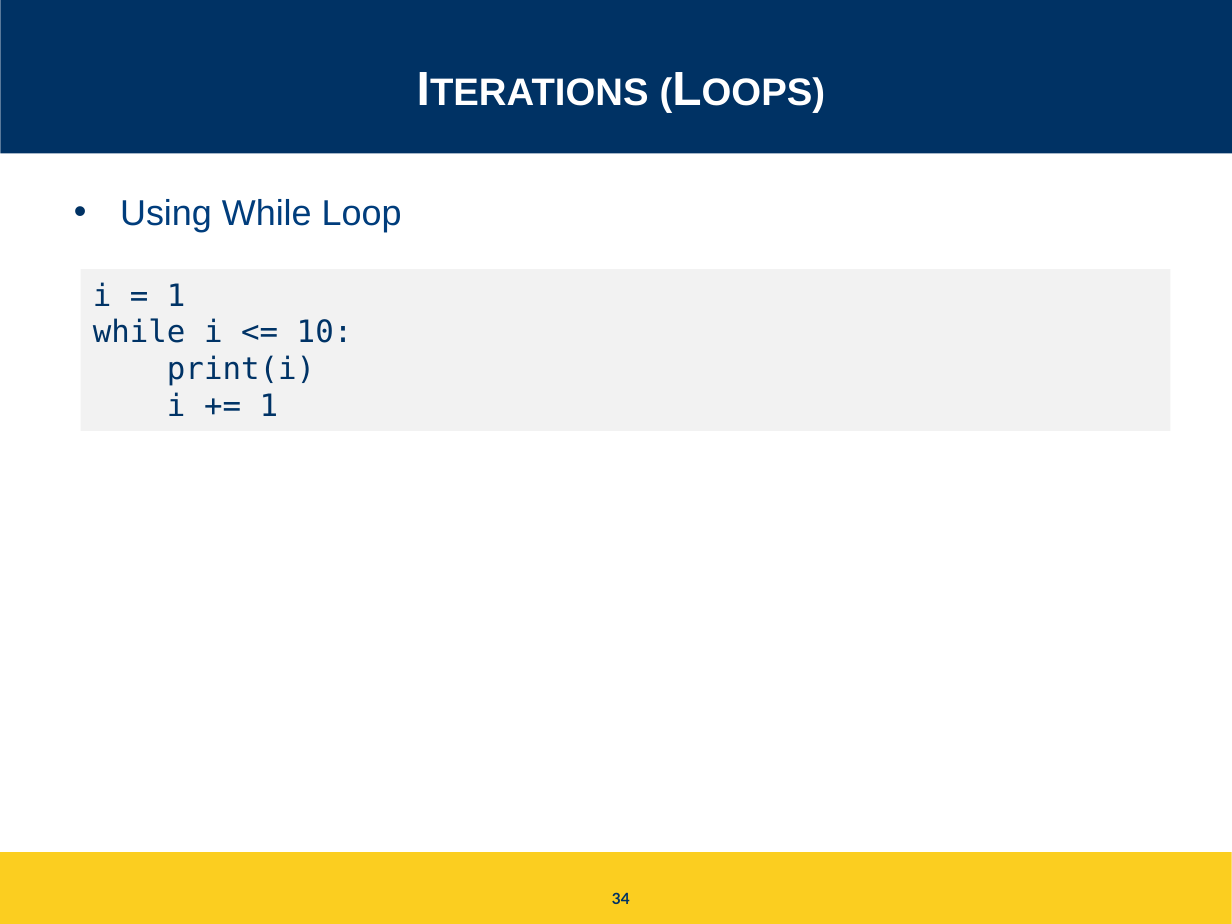
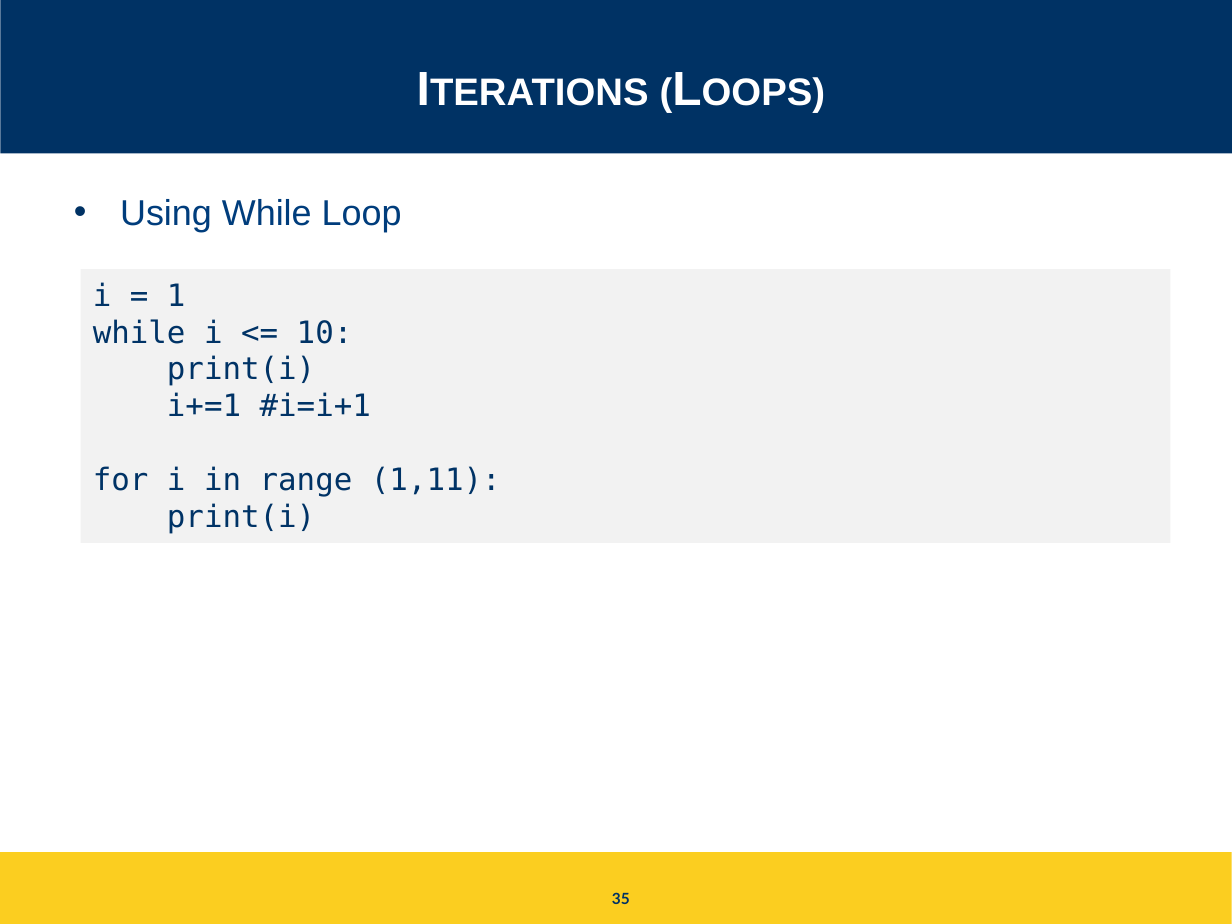
Before and after one commit to igorsteinmacher/INF502-Fall2020, a slide deck: slide 35 of slides/Python_ready_set_go.pptx (slide 34 before the commit). Drawn at 1232x924 pixels with LibreOffice and Linux fonts; fonts in the diff are those of the drawing. Boxes give left, top, right and bottom in pixels: in the first picture for what was removed or moved away, otherwise in the second. Text is boxed around its words. In the diff, an @@ line names an element or a change of style, - is before the commit and + after.

```diff
--- a/slides/Python_ready_set_go.pptx
+++ b/slides/Python_ready_set_go.pptx
@@ rectangle "i = 1": place and size @@
-rectangle "i = 1" at <box>80,269,1170,430</box>
+rectangle "i = 1" at <box>80,269,1170,542</box>
@@ text in rectangle at <box>93,392,501,534</box>: text changed @@
-i += 1
+i+=1 #i=i+1
+for i in range (1,11):
+print(i)
@@ page number at <box>612,892,630,904</box>: text changed @@
-34
+35
```
Also in this commit, not shown: 2 other slides changed, 1 slide added, 2 slides removed, 1 other file.
